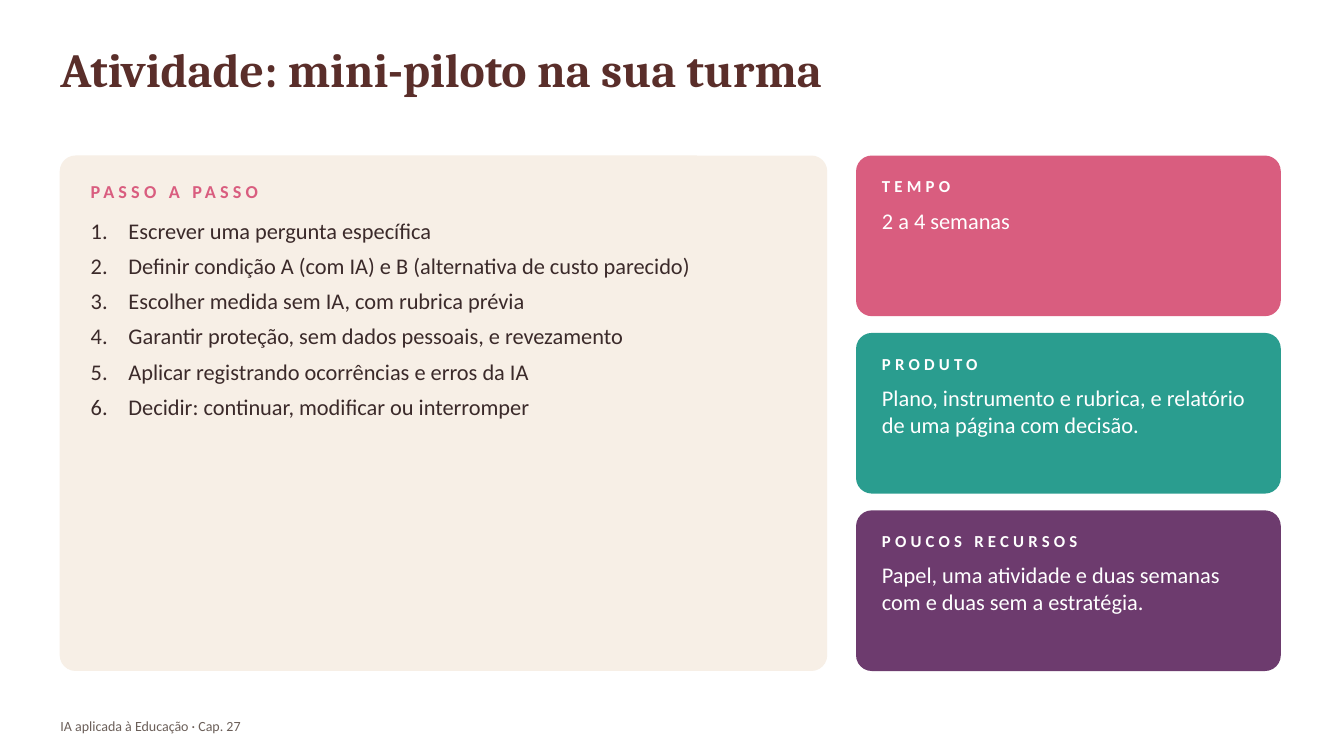
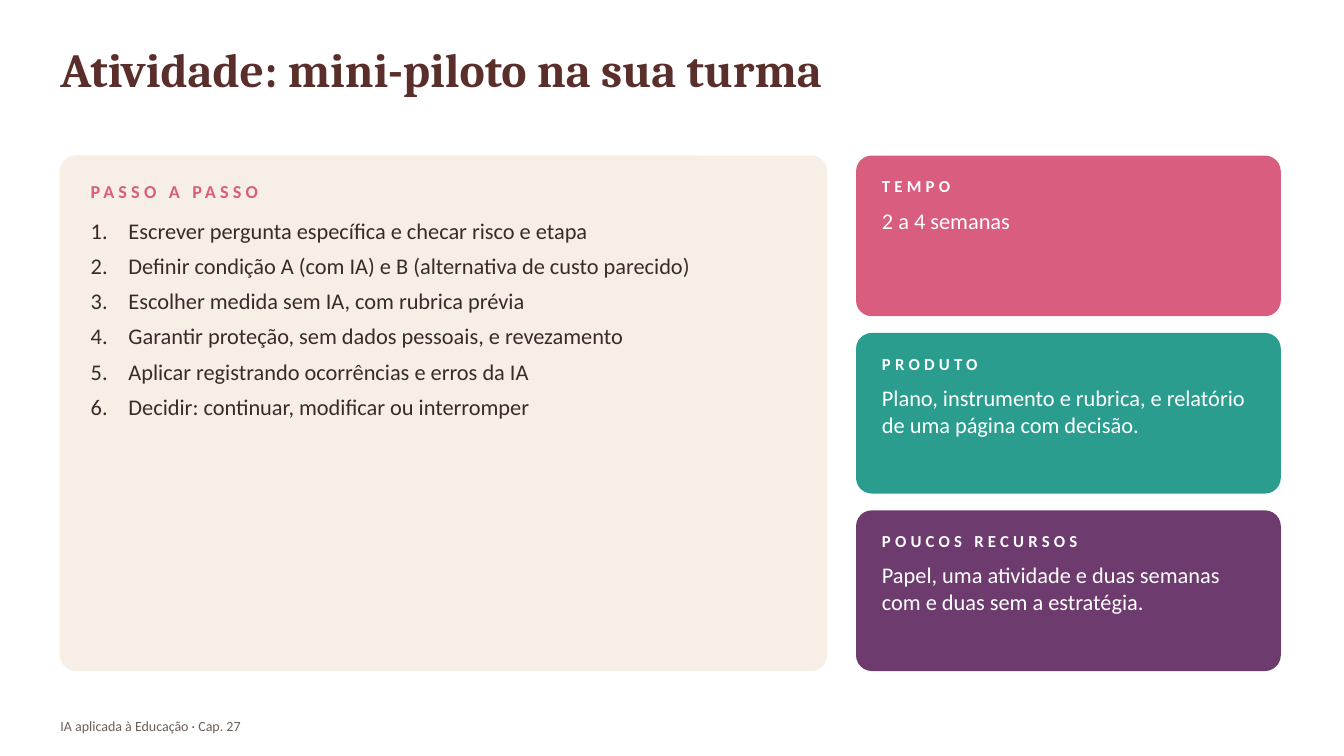
Before and after one commit to arakenmedeiros/claude, a slide deck: slide 20 of livro_ia_educacao/saida/pptx/Cap27_slides.pptx (slide 19 before the commit). Drawn at 1344x756 pixels with LibreOffice and Linux fonts; fonts in the diff are those of the drawing. Boxes give left, top, right and bottom in pixels: in the first picture for what was removed or moved away, otherwise in the second. Text is boxed around its words. In the diff, an @@ line names an element or a change of style, - is before the commit and + after.

```diff
--- a/livro_ia_educacao/saida/pptx/Cap27_slides.pptx
+++ b/livro_ia_educacao/saida/pptx/Cap27_slides.pptx
@@ text at [128,223,587,243]: text changed @@
-1. Escrever uma pergunta específica
+1. Escrever pergunta específica e checar risco e etapa
```
Also in this commit, not shown: 1 slide added, 7 other files.
